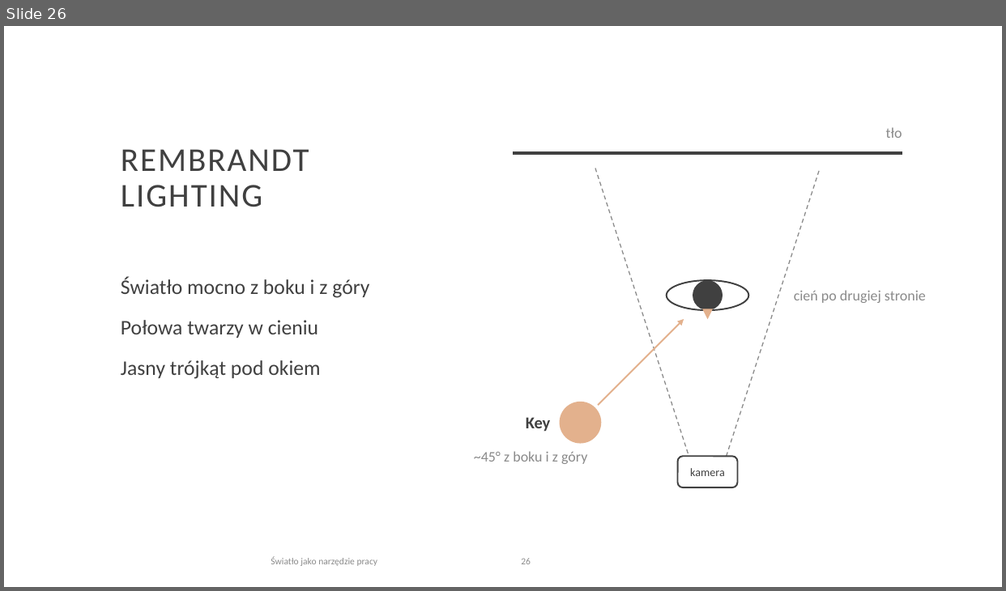
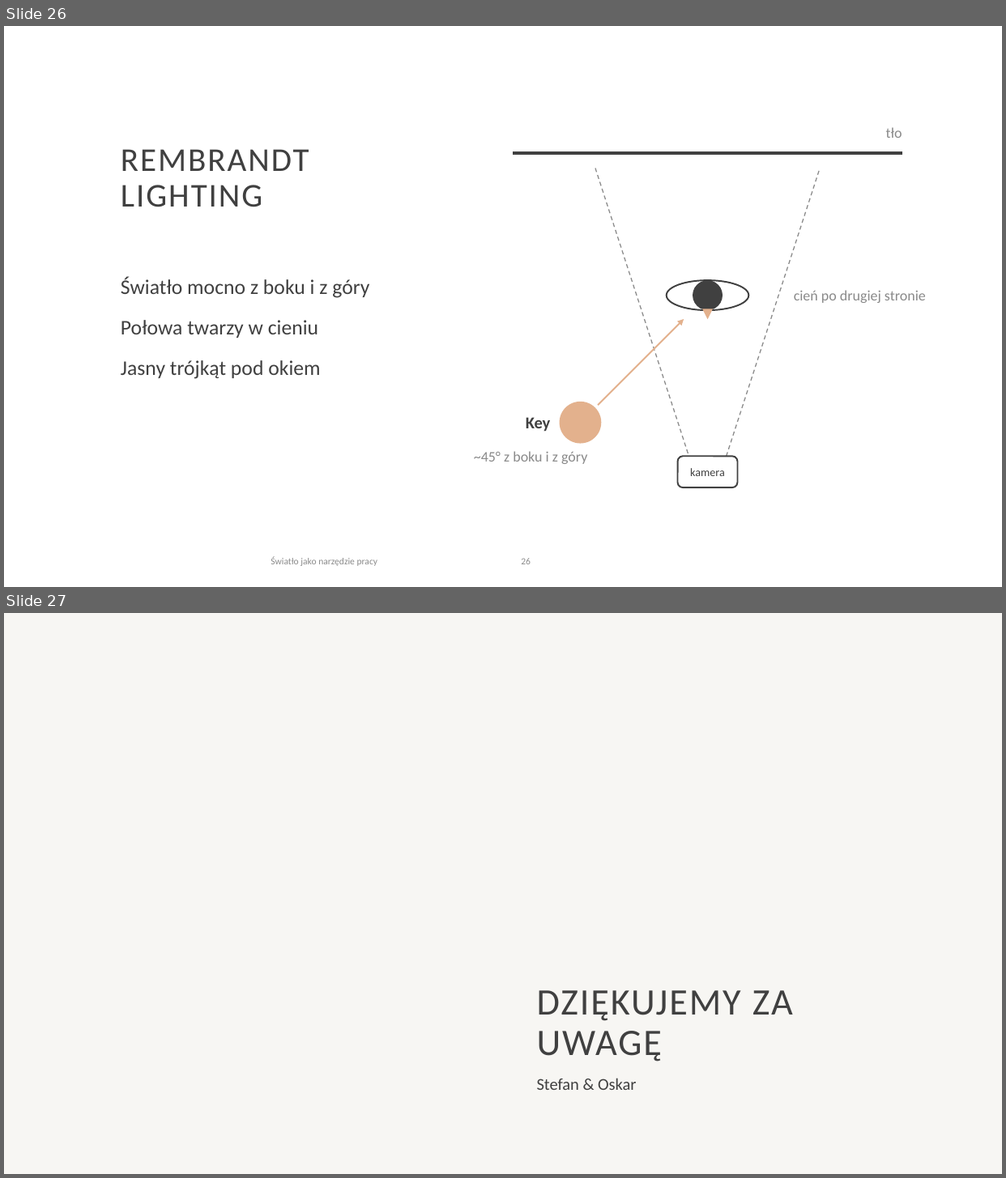
Before and after one commit to kontakt334/4eyes, a slide deck: projekty/warsztaty-beauty-product/swiatlo-jako-narzedzie-pracy-v6.pptx. Shown one above the other, each under a label of ours: slide 26 before the commit, slides 26 and 27 after it. The pictures are 1006x591 and 1006x1178 pixels, drawn with LibreOffice and Linux fonts; fonts in the diff are those of the drawing; background and template pictures are left out. Boxes give left, top, right and bottom in pixels: in the first picture for what was removed or moved away, otherwise in the second. Text is boxed around its words. In the diff, an @@ line names an element or a change of style, - is before the commit and + after.

```diff
--- a/projekty/warsztaty-beauty-product/swiatlo-jako-narzedzie-pracy-v6.pptx
+++ b/projekty/warsztaty-beauty-product/swiatlo-jako-narzedzie-pracy-v6.pptx
@@ slide 27 added at (4, 613, 1002, 1174), background #F7F6F3 @@
@@ title added at (537, 990, 793, 1062), 36 pt, text #404040 @@
+DZIĘKUJEMY ZA UWAGĘ
@@ subtitle added at (537, 1078, 636, 1090), 16 pt, text #404040 @@
+Stefan & Oskar
```
Also in this commit, not shown: 1 slide changed, 2 other files.
